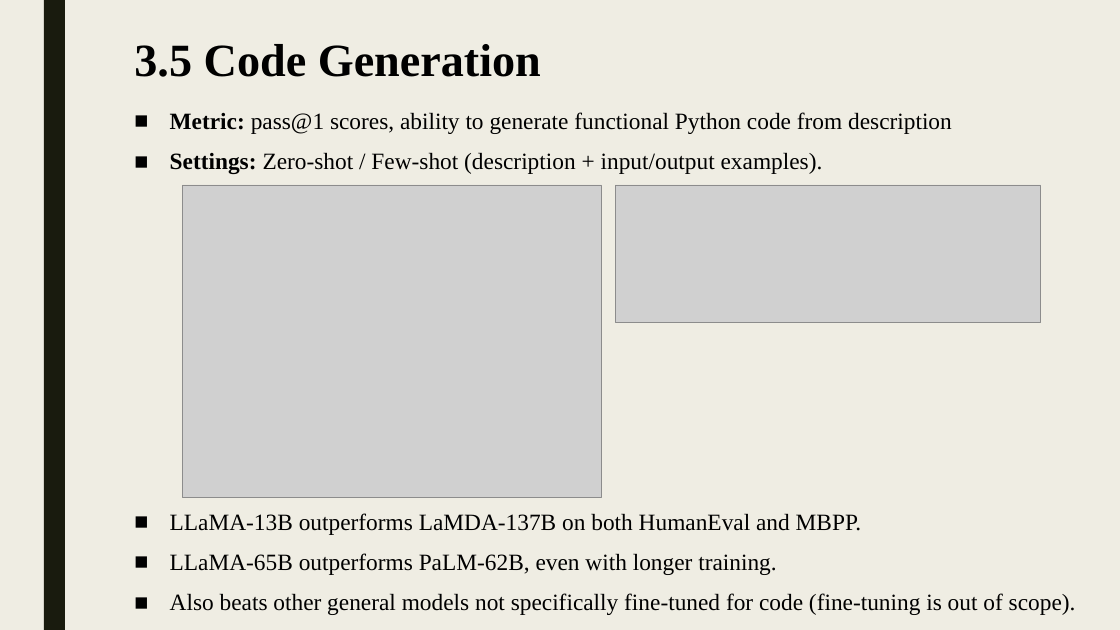
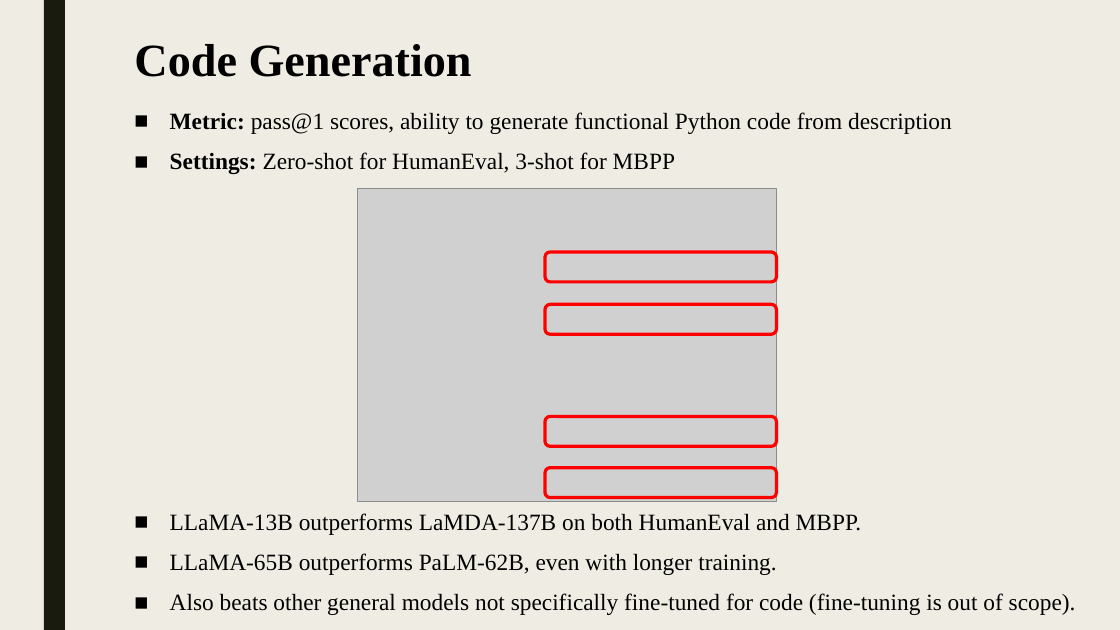
Before and after one commit to shlomi1993/llm-from-scratch, a slide deck: slide 14 of presentation/Lecture Slides.pptx. Drawn at 1120x630 pixels with LibreOffice and Linux fonts; fonts in the diff are those of the drawing; grey boxes stand for pictures. Boxes give left, top, right and bottom in pixels: in the first picture for what was removed or moved away, otherwise in the second. Text is boxed around its words. In the diff, an @@ line names an element or a change of style, - is before the commit and + after.

```diff
--- a/presentation/Lecture Slides.pptx
+++ b/presentation/Lecture Slides.pptx
@@ title at <box>134,44,472,77</box>: text changed @@
-3.5 Code Generation
+Code Generation
@@ text at <box>170,152,675,174</box>: text changed @@
-■ Settings: Zero-shot / Few-shot (description + input/output examples).
+■ Settings: Zero-shot for HumanEval, 3-shot for MBPP
@@ picture: place and size @@
-picture at <box>182,185,602,497</box>
+picture at <box>358,189,777,502</box>
@@ picture removed at <box>615,185,1041,323</box> @@
@@ rounded rectangle added at <box>545,252,776,282</box>, outline #FF0000 2.75 pt @@
@@ rounded rectangle added at <box>545,304,776,334</box>, outline #FF0000 2.75 pt @@
@@ rounded rectangle added at <box>545,417,776,447</box>, outline #FF0000 2.75 pt @@
@@ rounded rectangle added at <box>545,468,776,498</box>, outline #FF0000 2.75 pt @@
```
Also in this commit, not shown: 11 other slides changed, 3 slides added, 5 slides removed.
